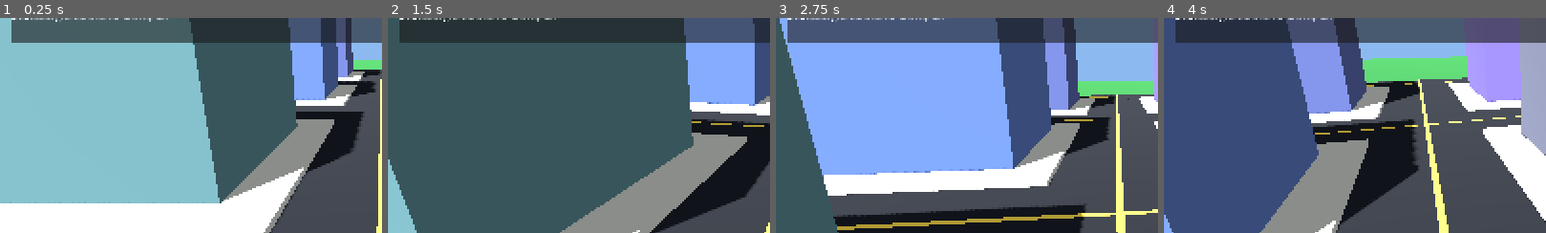
Above: before the commit, frames 1-4 (left to right).
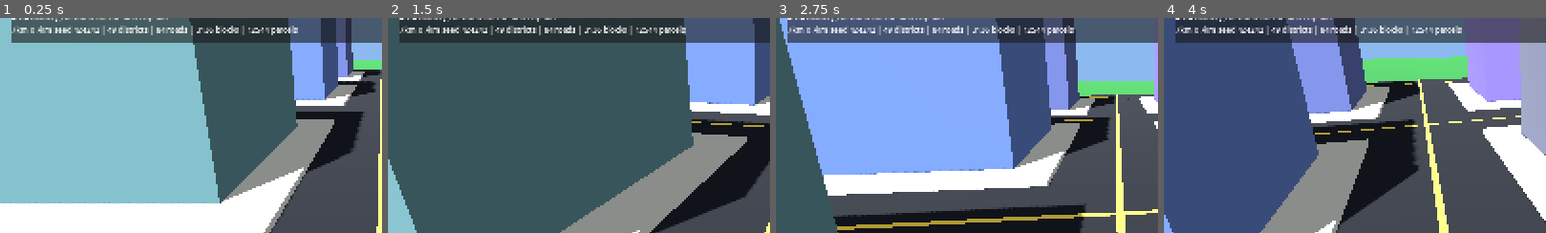
Above: after the commit, the same moments.

Repository: lemonhall/godot_citys
Game: Godot game, scene res://city_game/scenes/CityPrototype.tscn
The game is run twice, just before and just after one commit, with the same random seed, the same clock (stepped at 60 frames per second) and the same inputs.
Inputs (mouse positions are % of the whole screen's width and height, from its top left):
- Up to frame 1 (0.25 s): no input
- Up to frame 2 (1.5 s): tap Enter (ui_accept) at 0.5, 0.77 s; move the mouse to (55, 50) at 0.52 s; hold Space 0.53-1.28 s; hold Up (ui_up) from 0.53 s (still down); click (55, 50) at 0.67 s; move the mouse to (45, 50) at 1.27 s; tap Shift at 1.35 s
- Up to frame 3 (2.75 s): keep holding Up (ui_up); tap Enter (ui_accept) at 1.52 s; move the mouse to (52, 48) at 2.02 s; hold Space from 2.03 s (still down)
- Up to frame 4 (4 s): keep holding Up (ui_up); move the mouse to (49, 52) at 2.77 s; release Space at 2.78 s; tap Shift at 2.85 s; click (49, 52) at 2.92 s; tap Enter (ui_accept) at 3.02, 3.77 s; move the mouse to (57, 51) at 3.52 s; hold Space from 3.53 s (still down)
The pictures show only the part of the screen within x 0-50%, y 19-69%; the shares and areas given below are measured in that part.

The runs differ from the first frame. In frame 1, 1.4% of the frame differs, in the area x 3-78%, y 3-8%; in frame 2, 1.5%; in frame 3, 1.4%; in frame 4, 1.4%.

Commit message:
v2: feat: add city world data foundation

Diff:
--- a/city_game/scripts/CityPrototype.gd
+++ b/city_game/scripts/CityPrototype.gd
@@ -1,19 +1,36 @@
 extends Node3D
+
+const CityWorldConfig := preload("res://city_game/world/model/CityWorldConfig.gd")
+const CityWorldGenerator := preload("res://city_game/world/generation/CityWorldGenerator.gd")
 
 @onready var generated_city: Node = $GeneratedCity
 @onready var hud: CanvasLayer = $Hud
 
+var _world_config
+var _world_data: Dictionary = {}
+
 func _ready() -> void:
+	_world_config = CityWorldConfig.new()
+	_world_data = CityWorldGenerator.new().generate_world(_world_config)
+
 	if not generated_city.has_method("get_city_summary"):
 		return
 	if not hud.has_method("set_status"):
 		return
 
+	var world_summary := str(_world_data.get("summary", "World data unavailable"))
 	var lines := PackedStringArray([
 		"City sandbox skeleton",
 		"WASD / arrows move",
 		"Shift sprint  Space jump",
 		"Mouse rotates camera  Esc releases cursor",
-		generated_city.get_city_summary()
+		generated_city.get_city_summary(),
+		world_summary
 	])
 	hud.set_status("\n".join(lines))
+
+func get_world_config():
+	return _world_config
+
+func get_world_data() -> Dictionary:
+	return _world_data
--- /dev/null
+++ b/city_game/world/generation/CityWorldGenerator.gd
@@ -0,0 +1,105 @@
+extends RefCounted
+
+const CityDistrictGraph := preload("res://city_game/world/model/CityDistrictGraph.gd")
+const CityRoadGraph := preload("res://city_game/world/model/CityRoadGraph.gd")
+const CityBlockLayout := preload("res://city_game/world/model/CityBlockLayout.gd")
+
+func generate_world(config) -> Dictionary:
+	var district_graph = _build_district_graph(config)
+	var road_graph = _build_road_graph(config, district_graph)
+	var block_layout = _build_block_layout(config)
+	return {
+		"seed": config.base_seed,
+		"district_graph": district_graph,
+		"road_graph": road_graph,
+		"block_layout": block_layout,
+		"summary": _build_summary(config, district_graph, road_graph, block_layout),
+	}
+
+func _build_district_graph(config):
+	var graph = CityDistrictGraph.new()
+	var district_grid: Vector2i = config.get_district_grid_size()
+	var bounds: Rect2 = config.get_world_bounds()
+
+	for x in district_grid.x:
+		for y in district_grid.y:
+			var center: Vector2 = Vector2(
+				bounds.position.x + config.district_size_m * (float(x) + 0.5),
+				bounds.position.y + config.district_size_m * (float(y) + 0.5)
+			)
+			graph.add_district({
+				"district_id": config.format_district_id(Vector2i(x, y)),
+				"district_key": Vector2i(x, y),
+				"center": center,
+				"seed": config.derive_seed("district", Vector2i(x, y)),
+			})
+	return graph
+
+func _build_road_graph(config, district_graph):
+	var road_graph = CityRoadGraph.new()
+	var district_grid: Vector2i = config.get_district_grid_size()
+	var district_ids: Array[String] = district_graph.get_district_ids()
+
+	for district in district_graph.districts:
+		road_graph.add_node({
+			"district_id": district["district_id"],
+			"center": district["center"],
+		})
+
+	for x in district_grid.x:
+		for y in district_grid.y:
+			var source_id: String = district_ids[y + x * district_grid.y]
+			if x + 1 < district_grid.x:
+				road_graph.add_edge({
+					"edge_id": "road_h_%02d_%02d" % [x, y],
+					"from": source_id,
+					"to": config.format_district_id(Vector2i(x + 1, y)),
+					"class": "arterial",
+					"seed": config.derive_seed("road_h", Vector2i(x, y)),
+				})
+			if y + 1 < district_grid.y:
+				road_graph.add_edge({
+					"edge_id": "road_v_%02d_%02d" % [x, y],
+					"from": source_id,
+					"to": config.format_district_id(Vector2i(x, y + 1)),
+					"class": "secondary",
+					"seed": config.derive_seed("road_v", Vector2i(x, y)),
+				})
+	return road_graph
+
+func _build_block_layout(config):
+	var layout = CityBlockLayout.new()
+	var chunk_grid: Vector2i = config.get_chunk_grid_size()
+
+	for x in chunk_grid.x:
+		for y in chunk_grid.y:
+			var chunk_key: Vector2i = Vector2i(x, y)
+			var chunk_id: String = str(config.format_chunk_id(chunk_key))
+			for local_index in 4:
+				var district_key: Vector2i = Vector2i(mini(int(x / 4), 6), mini(int(y / 4), 6))
+				var block_id: String = "%s_block_%d" % [chunk_id, local_index]
+				layout.add_block({
+					"block_id": block_id,
+					"chunk_id": chunk_id,
+					"district_id": config.format_district_id(district_key),
+					"seed": config.derive_seed("block", chunk_key, local_index),
+				})
+				for parcel_index in 4:
+					layout.add_parcel({
+						"parcel_id": "%s_parcel_%d" % [block_id, parcel_index],
+						"block_id": block_id,
+						"chunk_id": chunk_id,
+						"seed": config.derive_seed("parcel", chunk_key, local_index * 10 + parcel_index),
+					})
+	return layout
+
+func _build_summary(config, district_graph, road_graph, block_layout) -> String:
+	return "%dkm x %dkm seed %d | %d districts | %d roads | %d blocks | %d parcels" % [
+		int(config.world_width_m / 1000),
+		int(config.world_depth_m / 1000),
+		config.base_seed,
+		district_graph.get_district_count(),
+		road_graph.get_edge_count(),
+		block_layout.get_block_count(),
+		block_layout.get_parcel_count(),
+	]
--- /dev/null
+++ b/city_game/world/model/CityBlockLayout.gd
@@ -0,0 +1,22 @@
+extends RefCounted
+
+var blocks: Array[Dictionary] = []
+var parcels: Array[Dictionary] = []
+
+func add_block(block_data: Dictionary) -> void:
+	blocks.append(block_data)
+
+func add_parcel(parcel_data: Dictionary) -> void:
+	parcels.append(parcel_data)
+
+func get_block_count() -> int:
+	return blocks.size()
+
+func get_parcel_count() -> int:
+	return parcels.size()
+
+func get_block_ids() -> Array[String]:
+	var ids: Array[String] = []
+	for block_data in blocks:
+		ids.append(str(block_data.get("block_id", "")))
+	return ids
--- /dev/null
+++ b/city_game/world/model/CityDistrictGraph.gd
@@ -0,0 +1,15 @@
+extends RefCounted
+
+var districts: Array[Dictionary] = []
+
+func add_district(district: Dictionary) -> void:
+	districts.append(district)
+
+func get_district_count() -> int:
+	return districts.size()
+
+func get_district_ids() -> Array[String]:
+	var ids: Array[String] = []
+	for district in districts:
+		ids.append(str(district.get("district_id", "")))
+	return ids
--- /dev/null
+++ b/city_game/world/model/CityRoadGraph.gd
@@ -0,0 +1,16 @@
+extends RefCounted
+
+var nodes: Array[Dictionary] = []
+var edges: Array[Dictionary] = []
+
+func add_node(node_data: Dictionary) -> void:
+	nodes.append(node_data)
+
+func add_edge(edge_data: Dictionary) -> void:
+	edges.append(edge_data)
+
+func get_node_count() -> int:
+	return nodes.size()
+
+func get_edge_count() -> int:
+	return edges.size()
--- /dev/null
+++ b/city_game/world/model/CityWorldConfig.gd
@@ -0,0 +1,48 @@
+extends RefCounted
+
+const DEFAULT_BASE_SEED := 424242
+
+var base_seed: int
+var world_width_m := 7000
+var world_depth_m := 7000
+var chunk_size_m := 256
+var district_size_m := 1000
+
+func _init(seed: int = DEFAULT_BASE_SEED) -> void:
+	base_seed = seed
+
+func get_world_bounds() -> Rect2:
+	return Rect2(
+		Vector2(-world_width_m * 0.5, -world_depth_m * 0.5),
+		Vector2(world_width_m, world_depth_m)
+	)
+
+func get_chunk_grid_size() -> Vector2i:
+	return Vector2i(
+		int(ceil(world_width_m / float(chunk_size_m))),
+		int(ceil(world_depth_m / float(chunk_size_m)))
+	)
+
+func get_chunk_count() -> int:
+	var chunk_grid := get_chunk_grid_size()
+	return chunk_grid.x * chunk_grid.y
+
+func get_district_grid_size() -> Vector2i:
+	return Vector2i(
+		int(ceil(world_width_m / float(district_size_m))),
+		int(ceil(world_depth_m / float(district_size_m)))
+	)
+
+func format_chunk_id(chunk_key: Vector2i) -> String:
+	return "chunk_%02d_%02d" % [chunk_key.x, chunk_key.y]
+
+func format_district_id(district_key: Vector2i) -> String:
+	return "district_%02d_%02d" % [district_key.x, district_key.y]
+
+func derive_seed(scope_name: String, coords: Vector2i = Vector2i.ZERO, salt: int = 0) -> int:
+	var hash_value := base_seed & 0x7fffffff
+	for byte_value in scope_name.to_utf8_buffer():
+		hash_value = int((hash_value * 33 + int(byte_value) + 17) & 0x7fffffff)
+	hash_value = int((hash_value + coords.x * 92837111 + coords.y * 689287499 + salt * 283923481) & 0x7fffffff)
+	hash_value = int((hash_value * 1103515245 + 12345) & 0x7fffffff)
+	return hash_value
--- /dev/null
+++ b/tests/world/test_city_world_generator.gd
@@ -0,0 +1,61 @@
+extends SceneTree
+
+const T := preload("res://tests/_test_util.gd")
+
+func _init() -> void:
+	call_deferred("_run")
+
+func _run() -> void:
+	var config_script := load("res://city_game/world/model/CityWorldConfig.gd")
+	if config_script == null:
+		T.fail_and_quit(self, "Missing res://city_game/world/model/CityWorldConfig.gd")
+		return
+
+	var generator_script := load("res://city_game/world/generation/CityWorldGenerator.gd")
+	if generator_script == null:
+		T.fail_and_quit(self, "Missing res://city_game/world/generation/CityWorldGenerator.gd")
+		return
+
+	var config = config_script.new()
+	var generator = generator_script.new()
+	if not T.require_true(self, generator != null, "CityWorldGenerator must instantiate"):
+		return
+
+	var world_a: Dictionary = generator.generate_world(config)
+	var world_b: Dictionary = generator.generate_world(config)
+
+	if not T.require_true(self, world_a.has("district_graph"), "World data must include district_graph"):
+		return
+	if not T.require_true(self, world_a.has("road_graph"), "World data must include road_graph"):
+		return
+	if not T.require_true(self, world_a.has("block_layout"), "World data must include block_layout"):
+		return
+
+	var district_graph = world_a["district_graph"]
+	if not T.require_true(self, district_graph.has_method("get_district_count"), "district_graph must expose get_district_count()"):
+		return
+	if not T.require_true(self, district_graph.get_district_count() == 49, "district_graph must contain 49 districts"):
+		return
+
+	var road_graph = world_a["road_graph"]
+	if not T.require_true(self, road_graph.has_method("get_edge_count"), "road_graph must expose get_edge_count()"):
+		return
+	if not T.require_true(self, road_graph.get_edge_count() > 0, "road_graph must contain edges"):
+		return
+
+	var block_layout = world_a["block_layout"]
+	if not T.require_true(self, block_layout.has_method("get_block_count"), "block_layout must expose get_block_count()"):
+		return
+	if not T.require_true(self, block_layout.has_method("get_parcel_count"), "block_layout must expose get_parcel_count()"):
+		return
+	if not T.require_true(self, block_layout.get_block_count() > 0, "block_layout must contain blocks"):
+		return
+	if not T.require_true(self, block_layout.get_parcel_count() > block_layout.get_block_count(), "parcel count must be greater than block count"):
+		return
+
+	if not T.require_true(self, district_graph.get_district_ids()[0] == world_b["district_graph"].get_district_ids()[0], "district ids must be deterministic across runs"):
+		return
+	if not T.require_true(self, block_layout.get_block_ids()[0] == world_b["block_layout"].get_block_ids()[0], "block ids must be deterministic across runs"):
+		return
+
+	T.pass_and_quit(self)
--- /dev/null
+++ b/tests/world/test_city_world_model.gd
@@ -0,0 +1,47 @@
+extends SceneTree
+
+const T := preload("res://tests/_test_util.gd")
+
+func _init() -> void:
+	call_deferred("_run")
+
+func _run() -> void:
+	var script := load("res://city_game/world/model/CityWorldConfig.gd")
+	if script == null:
+		T.fail_and_quit(self, "Missing res://city_game/world/model/CityWorldConfig.gd")
+		return
+
+	var config = script.new()
+	if not T.require_true(self, config != null, "CityWorldConfig must instantiate"):
+		return
+	if not T.require_true(self, config.world_width_m == 7000, "world_width_m must equal 7000"):
+		return
+	if not T.require_true(self, config.world_depth_m == 7000, "world_depth_m must equal 7000"):
+		return
+	if not T.require_true(self, config.chunk_size_m == 256, "chunk_size_m must equal 256"):
+		return
+	if not T.require_true(self, config.district_size_m == 1000, "district_size_m must equal 1000"):
+		return
+
+	var chunk_grid: Vector2i = config.get_chunk_grid_size()
+	if not T.require_true(self, chunk_grid == Vector2i(28, 28), "Chunk grid must equal 28 x 28"):
+		return
+	if not T.require_true(self, config.get_chunk_count() == 784, "Chunk count must equal 784"):
+		return
+
+	var district_grid: Vector2i = config.get_district_grid_size()
+	if not T.require_true(self, district_grid == Vector2i(7, 7), "District grid must equal 7 x 7"):
+		return
+
+	var bounds: Rect2 = config.get_world_bounds()
+	if not T.require_true(self, bounds.position == Vector2(-3500.0, -3500.0), "World bounds min must equal (-3500, -3500)"):
+		return
+	if not T.require_true(self, bounds.size == Vector2(7000.0, 7000.0), "World bounds size must equal (7000, 7000)"):
+		return
+
+	var seed_a: int = config.derive_seed("district", Vector2i(2, 3), 11)
+	var seed_b: int = script.new().derive_seed("district", Vector2i(2, 3), 11)
+	if not T.require_true(self, seed_a == seed_b, "derive_seed() must be deterministic"):
+		return
+
+	T.pass_and_quit(self)
Not shown, changed: docs/plan/v2-index.md
